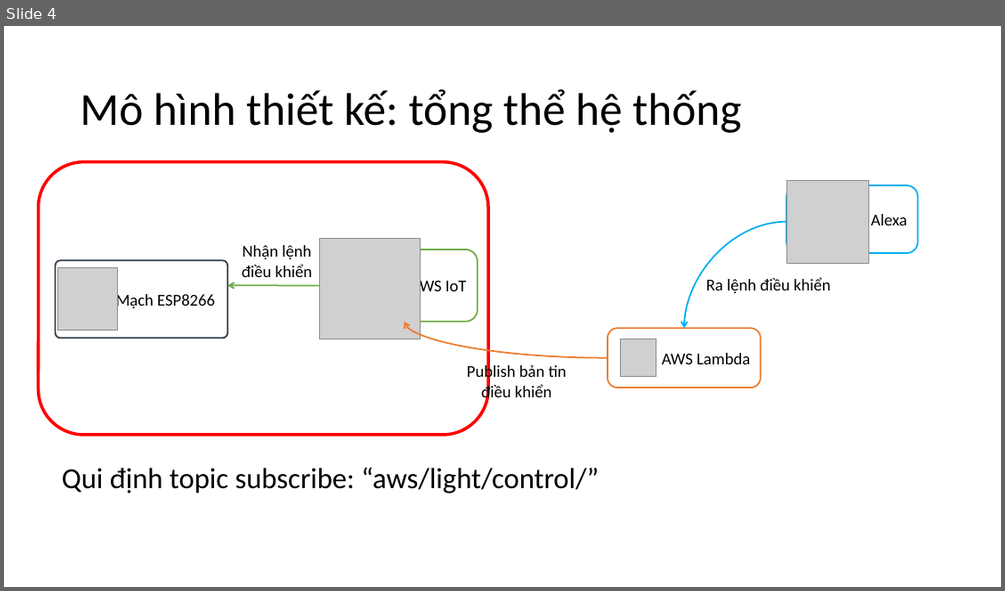
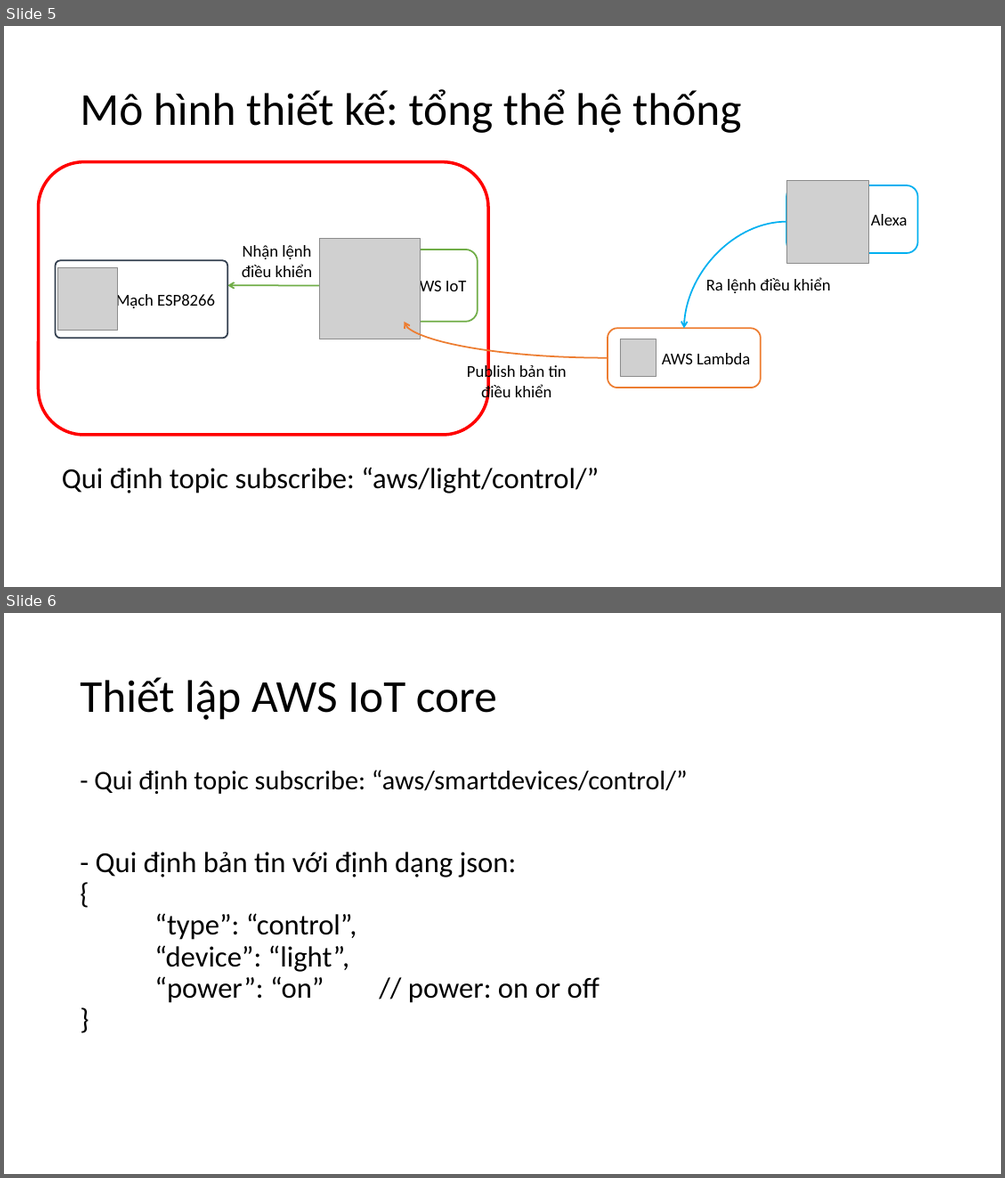
Before and after one commit to Huong-nt/EduMall-KhoaHocIOT, a slide deck: 14-15. Smart Light/Đèn thông minh phần 1 Tạo một thiết bị kết nối với AWS IOT core.pptx. Shown one above the other, each under a label of ours: slide 4 before the commit, slides 5 and 6 after it. The pictures are 1005x591 and 1005x1178 pixels, drawn with LibreOffice and Linux fonts; fonts in the diff are those of the drawing; grey boxes stand for pictures. Boxes give left, top, right and bottom in pixels: in the first picture for what was removed or moved away, otherwise in the second. Text is boxed around its words. In the diff, an @@ line names an element or a change of style, - is before the commit and + after.

```diff
--- a/14-15. Smart Light/Đèn thông minh phần 1 Tạo một thiết bị kết nối với AWS IOT core.pptx
+++ b/14-15. Smart Light/Đèn thông minh phần 1 Tạo một thiết bị kết nối với AWS IOT core.pptx
@@ slide 6 added at (x1=4, y1=613, x2=1001, y2=1174), background #FFFFFF @@
@@ title added at (x1=80, y1=677, x2=497, y2=720), 44 pt, text #000000 @@
+Thiết lập AWS IoT core
@@ text added at (x1=94, y1=770, x2=688, y2=794), 25.9 pt, text #000000 @@
+- Qui định topic subscribe: “aws/smartdevices/control/”
@@ text added at (x1=96, y1=852, x2=599, y2=1003), 28 pt, text #000000 @@
+- Qui định bản tin với định dạng json:
+{
+“type”: “control”,
+“device”: “light”,
+“power”: “on” // power: on or off
+}
@@ what was slide 4 is now slide 5 @@
```
Also in this commit, not shown: 1 slide changed, 3 other slides added, 2 other files.
